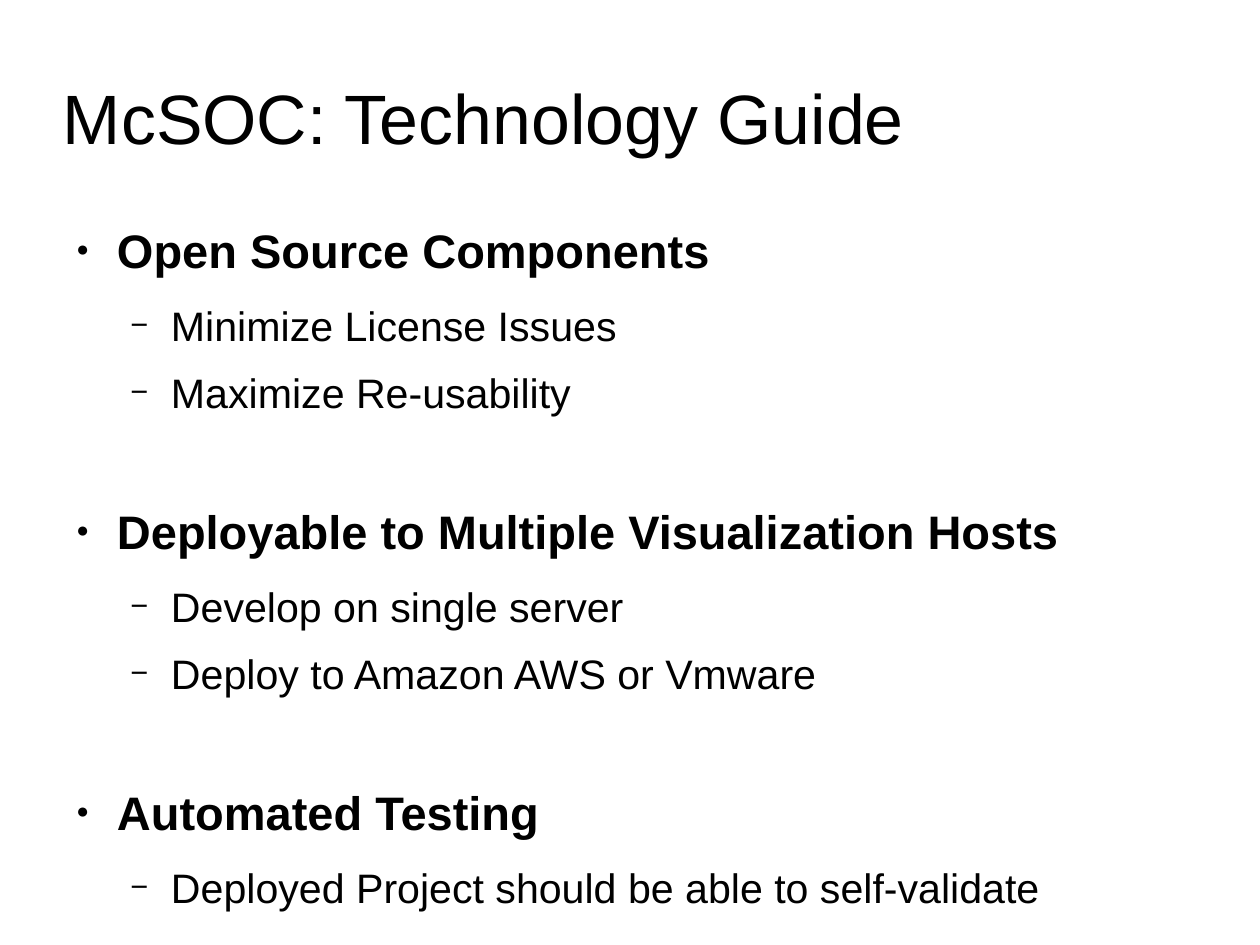
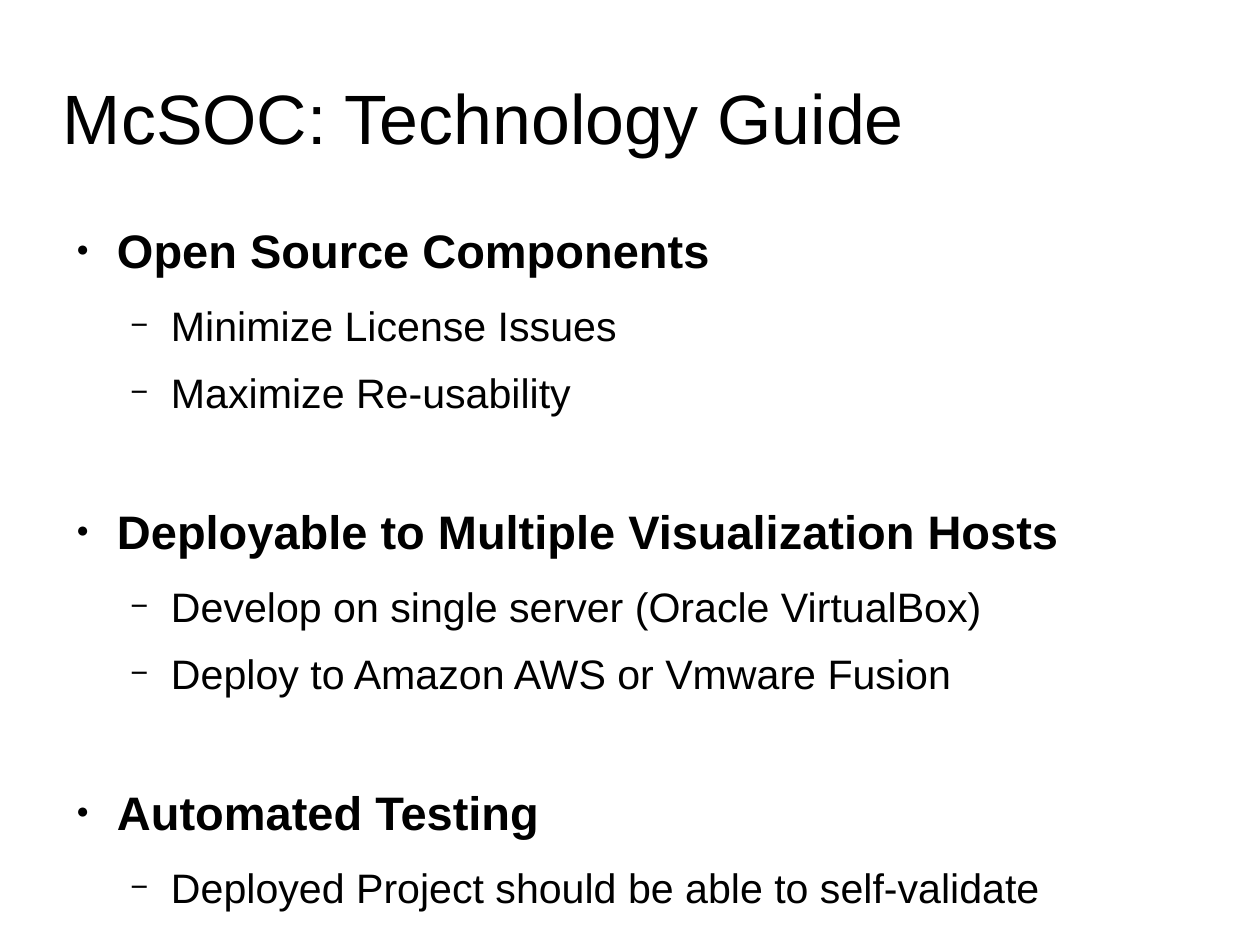
Before and after one commit to cyberxml/mcsoc, a slide deck: slide 5 of docs/McSOC Presentation.odp. Drawn at 1260x945 pixels with LibreOffice and Linux fonts; fonts in the diff are those of the drawing. Boxes give left, top, right and bottom in pixels: in the first picture for what was removed or moved away, otherwise in the second. Text is boxed around its words. In the diff, an @@ line names an element or a change of style, - is before the commit and + after.

```diff
--- a/docs/McSOC Presentation.odp
+++ b/docs/McSOC Presentation.odp
@@ text at bbox=[171, 592, 981, 697]: text changed @@
-  − Develop on single server
-  − Deploy to Amazon AWS or Vmware
+  − Develop on single server (Oracle VirtualBox)
+  − Deploy to Amazon AWS or Vmware Fusion
```
Also in this commit, not shown: 6 other slides changed, 2 slides added, 31 other files.
